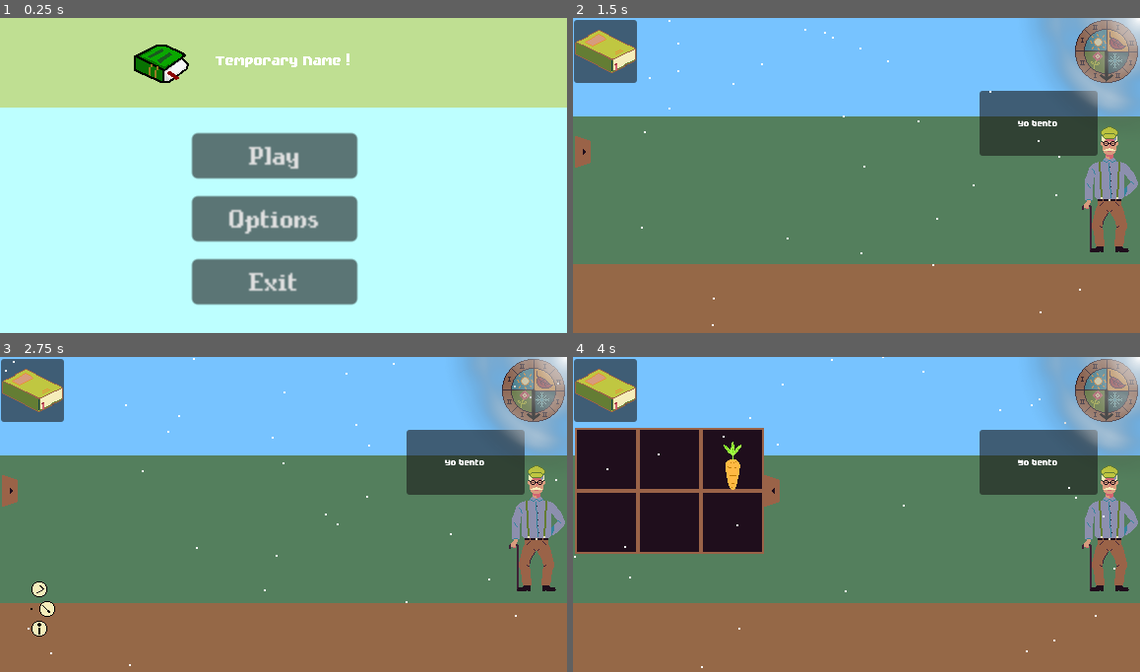
Above: before the commit, frames 1-4 (two rows, left to right).
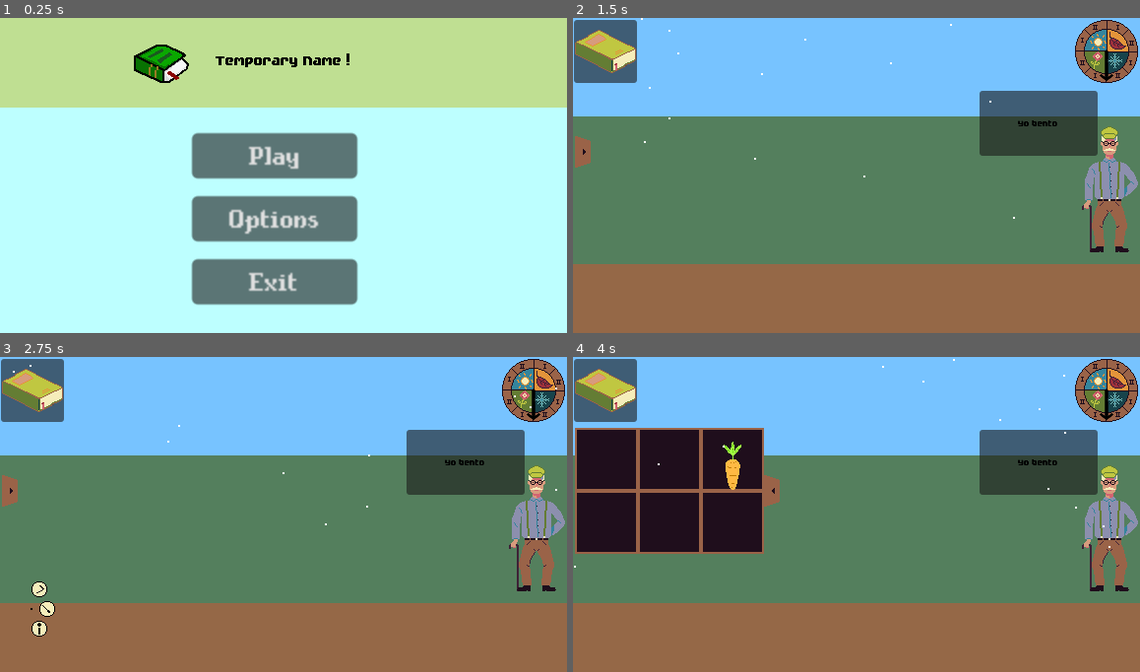
Above: after the commit, the same moments.

Repository: JustAlternate/Regenerative_Game_Jam
Game: Godot game, scene res://Scenes/menu.tscn
Two runs of this game, one before a commit and one after it. Both use one fixed random seed, a clock stepped at 60 frames per second and the inputs below. The engine's default icon, where the game draws it, is replaced by a stand-in: a white triangle on a blue panel in a dark square.
Inputs (mouse positions are in pixels of both pictures, inside the frame that each line leads up to):
- Up to frame 1 (0.25 s): no input
- Up to frame 2 (1.5 s): click "Play" at 0.5 s; click "Play" at 1.25 s
- Up to frame 3 (2.75 s): click (34, 609) at 2.02 s
- Up to frame 4 (4 s): click (590, 492) at 2.75 s; click (731, 460) at 3.5 s

The runs differ from the first frame. In frame 1, 0.4% of the frame differs, in the area x 38-62%, y 11-16%; in frame 2, 4.5%, in the area x 11-100%, y 0-98%; in frame 3, 4.5%; in frame 4, 4.5%.

Commit message:
LA METEO MARCHE ET TOUT SA MERE LA PUTE

Diff:
--- a/Scenes/clock.tscn
+++ b/Scenes/clock.tscn
@@ -41,10 +41,11 @@
 
 [node name="TextureButton" type="TextureButton" parent="."]
 texture_filter = 1
-offset_left = -64.0
-offset_top = -64.0
-offset_right = 64.0
-offset_bottom = 64.0
+offset_left = -19.0
+offset_top = -20.0
+offset_right = 109.0
+offset_bottom = 108.0
+scale = Vector2(0.3, 0.3)
 texture_pressed = ExtResource("4_l7wrc")
 texture_hover = ExtResource("4_l7wrc")
 stretch_mode = 3
--- a/Scenes/encyclopedia.tscn
+++ b/Scenes/encyclopedia.tscn
@@ -51,6 +51,7 @@
 offset_right = 74.0
 offset_bottom = -44.0
 scale = Vector2(0.6, 0.6)
+theme_override_colors/font_color = Color(0, 0, 0, 1)
 text = "Titre page"
 label_settings = ExtResource("4_mllbh")
 horizontal_alignment = 1
@@ -69,6 +70,7 @@
 offset_right = 130.0
 offset_bottom = 261.0
 scale = Vector2(0.5, 0.5)
+theme_override_colors/font_color = Color(0, 0, 0, 1)
 text = "Bonjour aventurier bien ou quoi ?
 
 The item :
@@ -106,6 +108,7 @@
 offset_right = 74.0
 offset_bottom = -44.0
 scale = Vector2(0.6, 0.6)
+theme_override_colors/font_color = Color(0, 0, 0, 1)
 text = "Titre page"
 label_settings = ExtResource("4_mllbh")
 horizontal_alignment = 1
@@ -124,6 +127,7 @@
 offset_right = 130.0
 offset_bottom = 261.0
 scale = Vector2(0.5, 0.5)
+theme_override_colors/font_color = Color(0, 0, 0, 1)
 text = "Bonjour aventurier bien ou quoi ?
 
 The item :
--- a/Scenes/meteo.tscn
+++ b/Scenes/meteo.tscn
@@ -9,10 +9,11 @@
 Sun_color = Color(1, 1, 1, 1)
 
 [node name="Rain" type="CPUParticles2D" parent="."]
-visible = false
-position = Vector2(288, -20)
+position = Vector2(288, -10)
 scale = Vector2(2, 2)
-amount = 50
+amount = 20
+lifetime = 0.72
+lifetime_randomness = 0.2
 emission_shape = 3
 emission_rect_extents = Vector2(150, 1)
 scale_amount_min = 2.0
@@ -24,6 +25,8 @@
 position = Vector2(576, 0)
 
 [node name="Sprite2D" type="Sprite2D" parent="Sun/DirectionalLight2D"]
+visible = false
+position = Vector2(9, -20)
 scale = Vector2(0.5, 0.5)
 texture = ExtResource("1_to760")
 
--- a/Scripts/Game.gd
+++ b/Scripts/Game.gd
@@ -49,7 +49,7 @@
 		$Meteo/Rain.visible = false
 
 	if random_event=="soleil":
-		$Meteo/Sun/DirectionalLight2D.energy = 1.5
+		$Meteo/Sun/DirectionalLight2D.energy = 1.3
 	else:
 		$Meteo/Sun/DirectionalLight2D.energy = 1
 
--- a/Scripts/plante.gd
+++ b/Scripts/plante.gd
@@ -60,7 +60,7 @@
 		"ail":3,
 		"radish":1,
 	},
-	"humidities_values":{
+	"humidities_values":{ #0 = sec, 1 = normal, 2 = trempé
 		"pea":[1],
 		"leek":[0,1],
 		"corn":[2],
@@ -151,6 +151,8 @@
 var state:int
 var plant_health:int
 var nutriment_value:int
+var humidity_value:int # 0 = sec, 1 = mouillé, 2 = trempé
+var sunlight_value:int  # 0 = ombre, 1 = soleil
 
 # Called when the node enters the scene tree for the first time.
 func _ready():
@@ -160,6 +162,8 @@
 	state = 0 # 0=graine, 1=plante_1, 2=plant_2, ... -1=morte.
 	plant_health = 5
 	nutriment_value = 0
+	humidity_value = 1 # 0 = sec, 1= humide, 2 = trempé
+	sunlight_value = 1  # 0 = ombre, 1 = soleil
 
 # Called every frame. 'delta' is the elapsed time since the previous frame.
 func _process(delta):
@@ -183,7 +187,6 @@
 		if actual_season in dico_caracteristique["bonus_season"][plant_type]:
 			# Si la plante est une graine est quelle est a la bonne bonus saison alors boom, elle prend le bonus.
 			plant_health += dico_bonus_malus["bonus_season"][0]
-
 		else:
 			# On met le malus du bonus season
 			plant_health += dico_bonus_malus["bonus_season"][1]
@@ -194,7 +197,6 @@
 		else:
 			# Si la plante est une graine mais quelle n'est pas dans une season valide alors on met le malus.
 			plant_health += dico_bonus_malus["season"][1]
-
 func bonus_malus_nutriment(nutriment_value):
 	if state == 0: # Si la plante est une graine
 		if nutriment_value >= dico_caracteristique["minimum_nutriment_values"][plant_type]:
@@ -206,6 +208,20 @@
 				plant_health += abs(dico_caracteristique["minimum_nutriment_values"][plant_type] - nutriment_value)
 			else:
 				plant_health += dico_bonus_malus["minimum_nutriment_values"][1]
+func bonus_malus_humidity(humidity_value):
+	if humidity_value in dico_caracteristique["humidities_values"][plant_type]:
+		plant_health += dico_bonus_malus["humidities_values"][0]
+	else:
+		# On met le malus.
+		if dico_bonus_malus["humidities_values"][1] == "requis-actual":
+			plant_health += abs(dico_caracteristique["humidities_values"][plant_type] - humidity_value)
+		else:
+			plant_health += dico_bonus_malus["humidities_values"][1]
+func bonus_malus_sunlight(sunlight_value):
+	if sunlight_value >= dico_caracteristique["sunlight"][plant_type]:
+		plant_health += dico_bonus_malus["sunlight"][0]
+	else:
+		plant_health += dico_bonus_malus["sunlight"][1]
 
 func next_quarter_of_season(new_phase,random_event):
 	var actual_season = [new_phase/2 +1 ,new_phase%2 +1]
@@ -220,13 +236,18 @@
 			# Si on a posé une graine au quarter de season précédent, alors on baisse le nutriment de la terre de 1.
 			nutriment_value -= 1
 
+		if random_event == "pluie" and humidity_value < 2:
+			humidity_value += 1
+		if random_event == "sunlight" and humidity_value > 0:
+			humidity_value -= 1
+
 		if state < dico_caracteristique["number_of_phases"][plant_type]:
 			# Alors la plante peut encore poussé :
 
 			# On applique les bonus / malus sur la vie de le a plante.
 
 			bonus_malus_seasons(actual_season)
-			#bonus_malus_sunlight(sunlight)
+			bonus_malus_humidity(humidity_value)
 			bonus_malus_nutriment(nutriment_value)
 
 			# On fait poussé la plante si elle est toujours vivante :
@@ -236,6 +257,7 @@
 			else:
 				# Sinon on la remove pour l'instant.
 				remove_plant()
+				print("la plante est morte")
 
 	if plant_type != "None":
 		print("actual_season : "+str(actual_season))
@@ -243,3 +265,5 @@
 		print("plant_type : "+str(plant_type))
 		print("plant_health : "+str(plant_health))
 		print("nutriment_value : "+str(nutriment_value))
+		print("humidity_value : "+str(humidity_value))
+		print("sunlight_value : "+str(sunlight_value))
--- a/fonts/label_setting.tres
+++ b/fonts/label_setting.tres
@@ -1,7 +1,8 @@
 [gd_resource type="LabelSettings" load_steps=2 format=3 uid="uid://dtbvo0w76rap1"]
 
-[ext_resource type="FontFile" uid="uid://nd3lo3pm6dkn" path="res://fonts/FutilePro.ttf" id="1_gl0qe"]
+[ext_resource type="FontFile" uid="uid://0bfdvx78rhbh" path="res://fonts/FutilePro.ttf" id="1_gl0qe"]
 
 [resource]
 line_spacing = 1.0
 font = ExtResource("1_gl0qe")
+font_color = Color(0, 0, 0, 1)
Not shown: 1 places in Scenes/contextual_menu.tscn that only renumber resources
